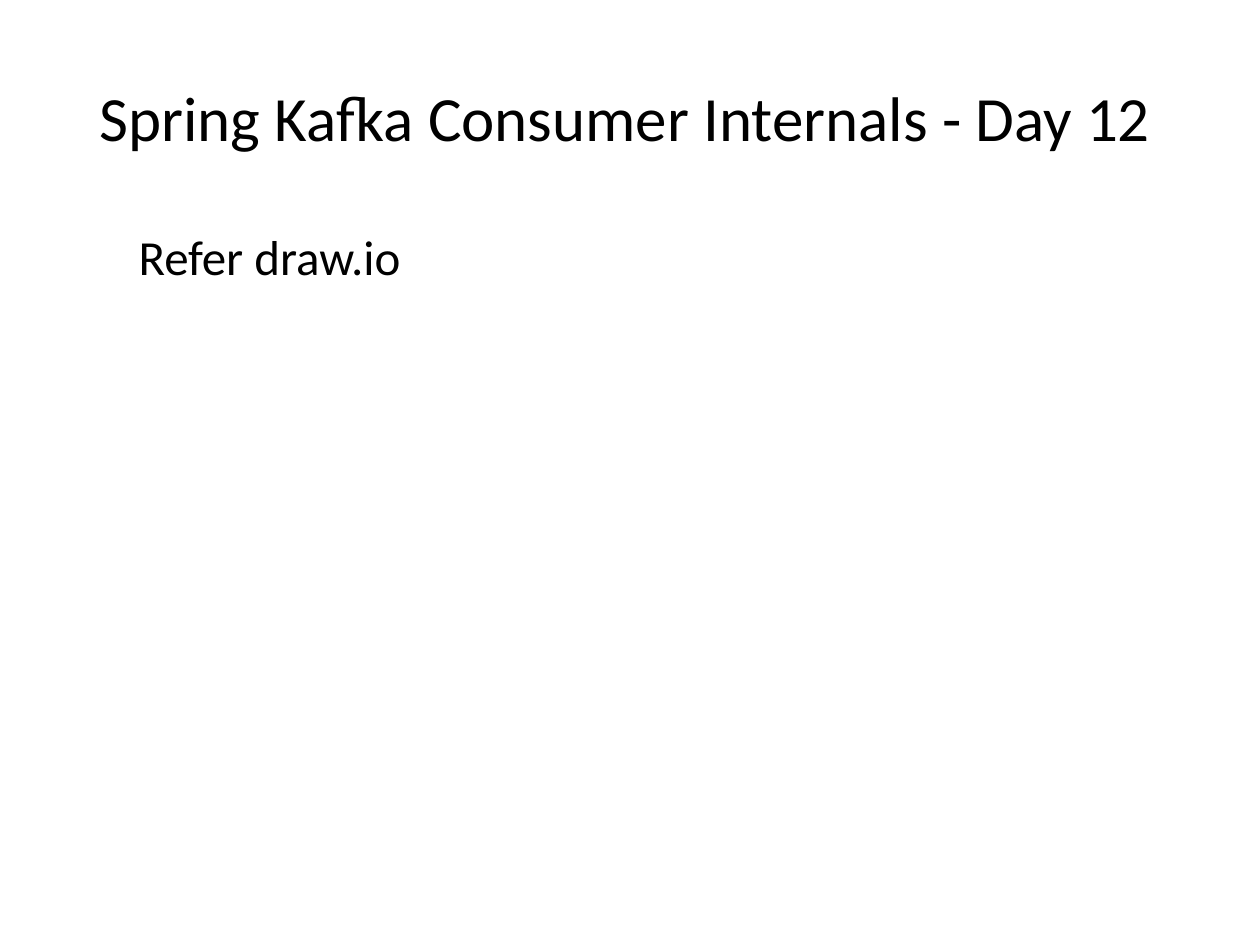
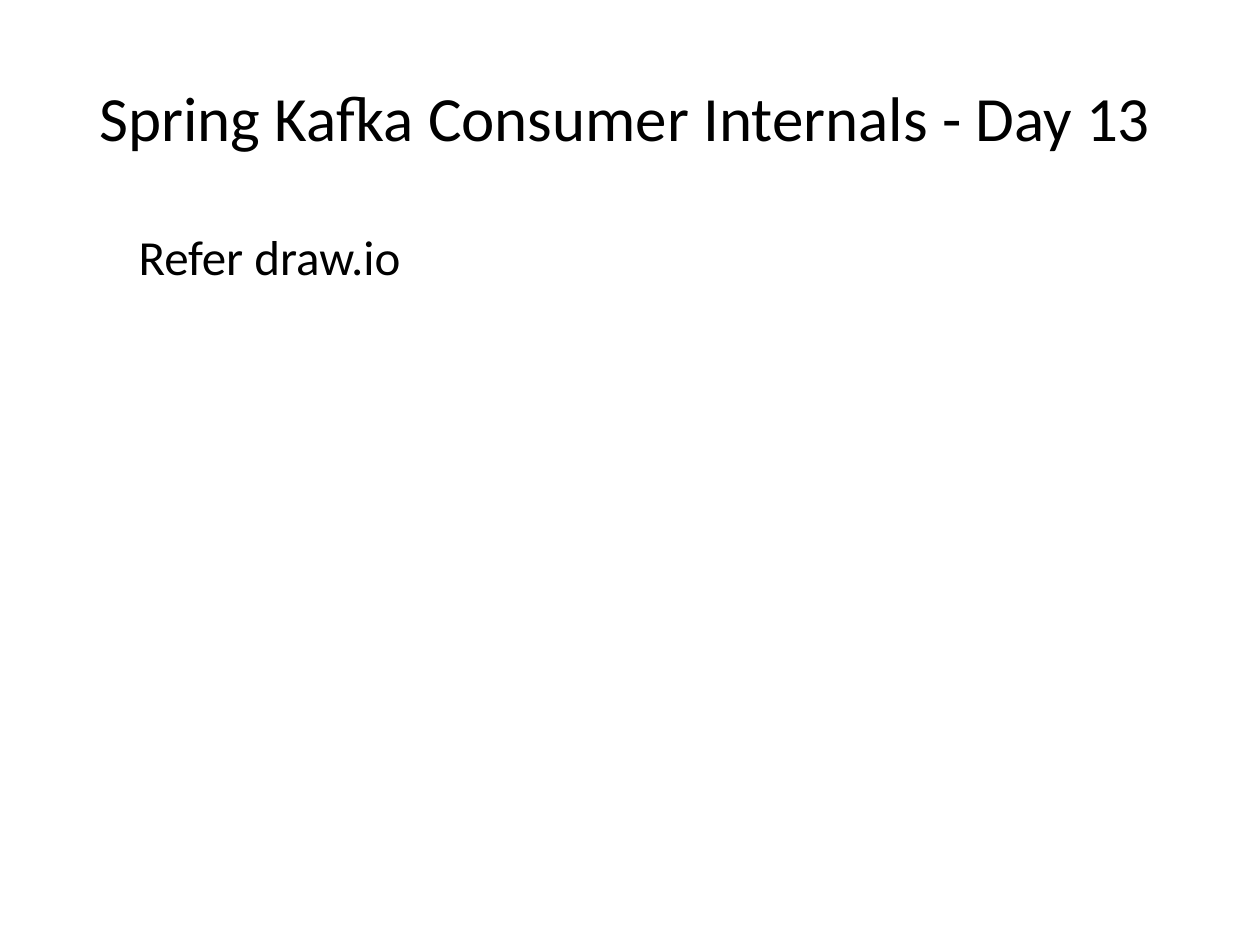
Before and after one commit to sreedharsingaraju/KafkaTutorials, a slide deck: slide 56 of PPT/Kafka-Teaching-Flow.pptx (slide 53 before the commit). Drawn at 1260x945 pixels with LibreOffice and Linux fonts; fonts in the diff are those of the drawing. Boxes give left, top, right and bottom in pixels: in the first picture for what was removed or moved away, otherwise in the second. Text is boxed around its words. In the diff, an @@ line names an element or a change of style, - is before the commit and + after.

Commit message:
Update Kafka-Teaching-Flow.pptx
added slides covering todays topics

```diff
--- a/PPT/Kafka-Teaching-Flow.pptx
+++ b/PPT/Kafka-Teaching-Flow.pptx
@@ title at (x1=100, y1=96, x2=1150, y2=152): text changed @@
-  Spring Kafka Consumer Internals - Day 12
+  Spring Kafka Consumer Internals - Day 13
```
Also in this commit, not shown: 5 slides added.
